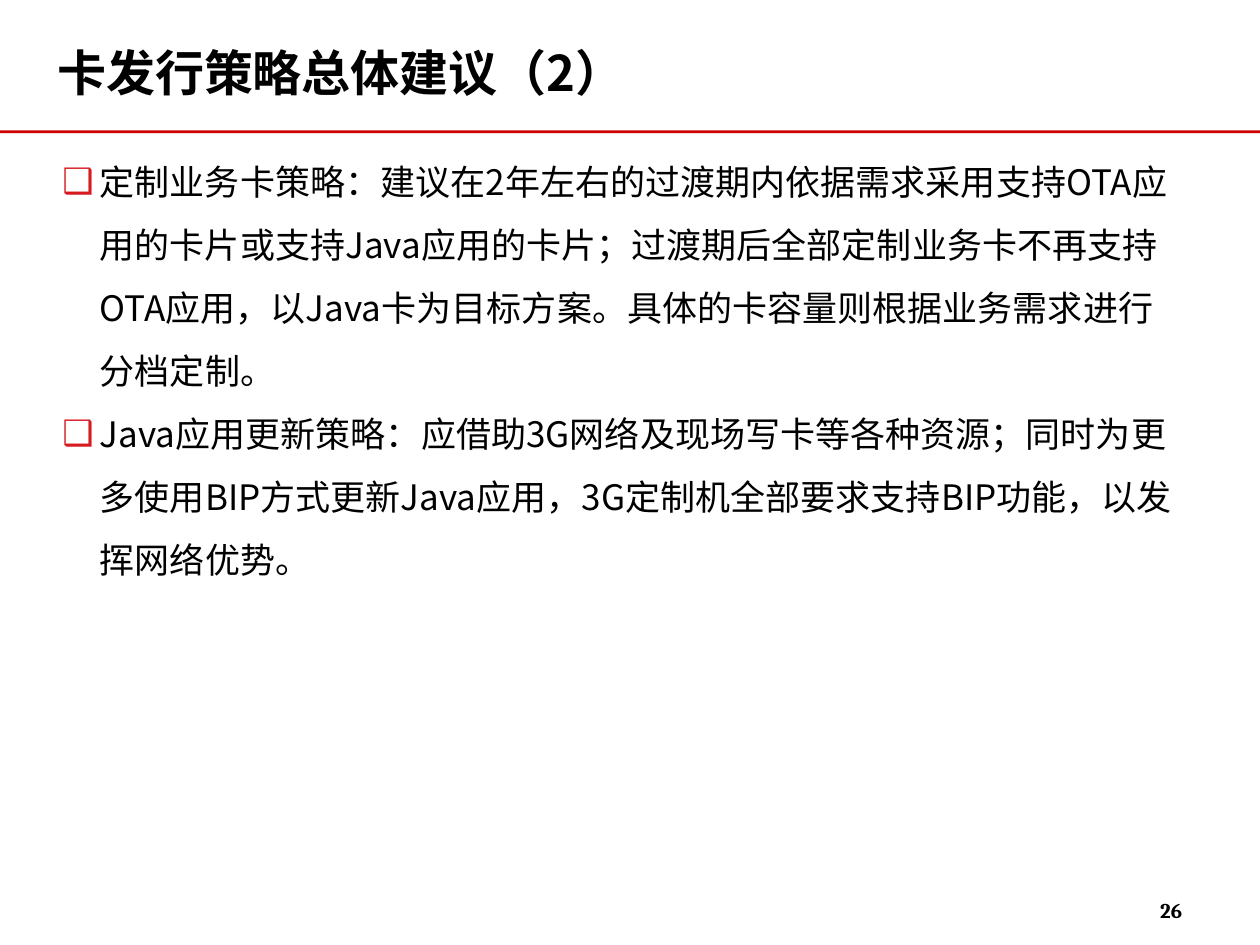
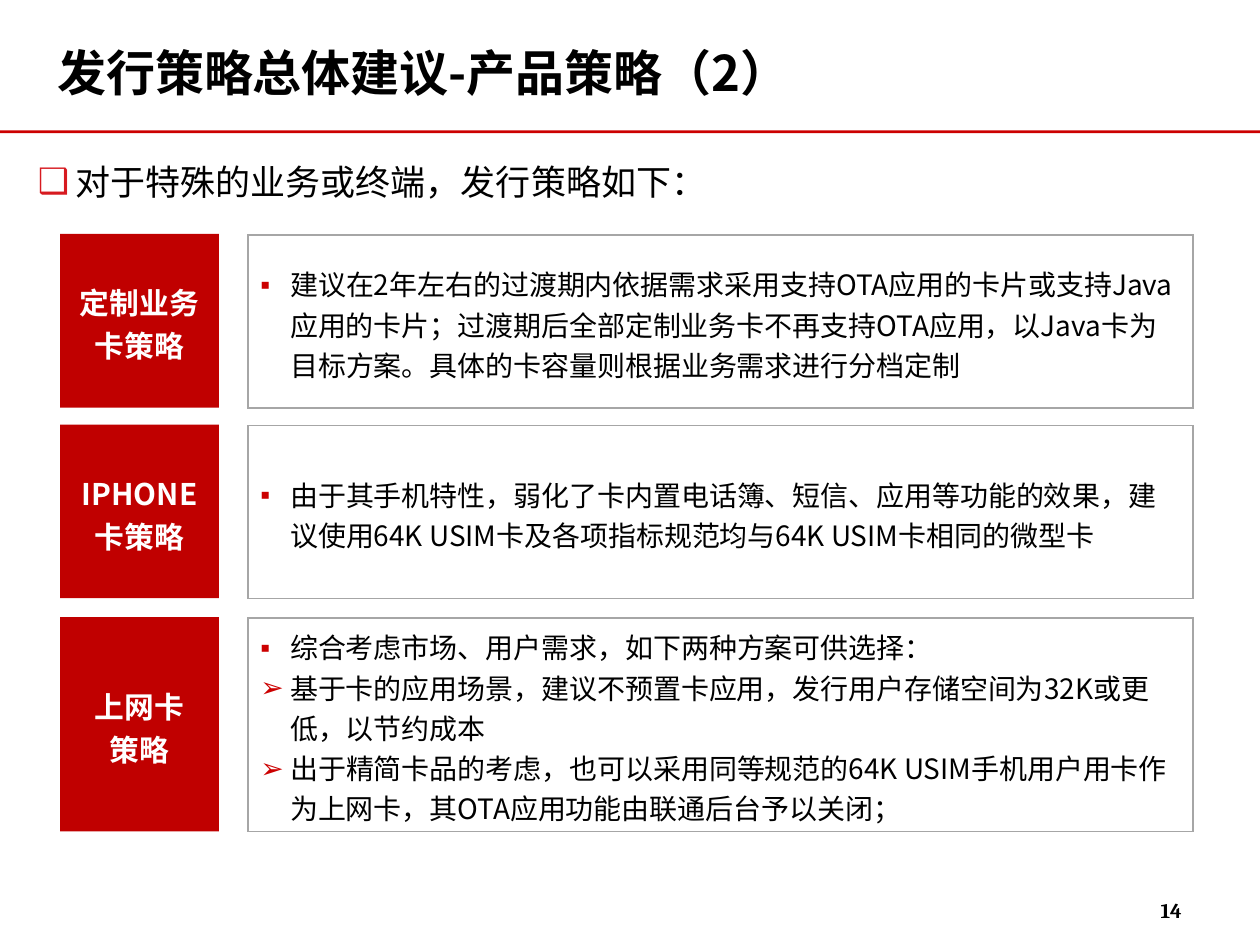
Before and after one commit to momo1101/unicardsrch, a slide deck: slide 14 of 软课题文本/软课题-中国联通电信卡业务及策略研究.ppt (slide 26 before the commit). Drawn at 1260x945 pixels with LibreOffice and Linux fonts; fonts in the diff are those of the drawing; background and template pictures are left out. Boxes give left, top, right and bottom in pixels: in the first picture for what was removed or moved away, otherwise in the second. Text is boxed around its words. In the diff, an @@ line names an element or a change of style, - is before the commit and + after.

```diff
--- a/软课题文本/软课题-中国联通电信卡业务及策略研究.ppt
+++ b/软课题文本/软课题-中国联通电信卡业务及策略研究.ppt
@@ title at <box>57,49,789,96</box>: text changed @@
-卡发行策略总体建议（2）
+发行策略总体建议-产品策略（2）
@@ text added at <box>75,165,706,199</box>, 20 pt, text #000000 @@
+❑ 对于特殊的业务或终端，发行策略如下：
@@ text removed at <box>100,165,1172,576</box> @@
-❑ 定制业务卡策略：建议在2年左右的过渡期内依据需求采用支持OTA应用的卡片或支持Java应用的卡片；过渡期后全部定制业务卡不再支持OTA应用，以Java卡为目标方案。具体的卡容量则根据业务需求进行分档定制。
-❑ Java应用更新策略：应借助3G网络及现场写卡等各种资源；同时为更多使用BIP方式更新Java应用，3G定制机全部要求支持BIP功能，以发挥网络优势。
@@ rectangle added at <box>60,234,219,408</box>, fill #C00000, 17 pt, text #FFFFFF, bold @@
+定制业务卡策略
@@ rectangle added at <box>248,236,1193,408</box>, fill #FFFFFF, outline #A6A6A6 0.99 pt, 16 pt, text #000000 @@
+▪ 建议在2年左右的过渡期内依据需求采用支持OTA应用的卡片或支持Java应用的卡片；过渡期后全部定制业务卡不再支持OTA应用，以Java卡为目标方案。具体的卡容量则根据业务需求进行分档定制
@@ rectangle added at <box>60,425,219,598</box>, fill #C00000, 17 pt, text #FFFFFF, bold @@
+IPHONE卡策略
@@ rectangle added at <box>248,426,1193,598</box>, fill #FFFFFF, outline #A6A6A6 0.99 pt, 16 pt, text #000000 @@
+▪ 由于其手机特性，弱化了卡内置电话簿、短信、应用等功能的效果，建议使用64K USIM卡及各项指标规范均与64K USIM卡相同的微型卡
@@ rectangle added at <box>60,617,219,832</box>, fill #C00000, 17 pt, text #FFFFFF, bold @@
+上网卡
+策略
@@ rectangle added at <box>248,619,1193,832</box>, fill #FFFFFF, outline #A6A6A6 0.99 pt, 16 pt, text #000000 @@
+▪ 综合考虑市场、用户需求，如下两种方案可供选择：
+➢ 基于卡的应用场景，建议不预置卡应用，发行用户存储空间为32K或更低，以节约成本
+➢ 出于精简卡品的考虑，也可以采用同等规范的64K USIM手机用户用卡作为上网卡，其OTA应用功能由联通后台予以关闭；
@@ page number at <box>1161,903,1182,918</box>: text changed @@
-26
+14
```
Also in this commit, not shown: 21 other slides changed, 2 slides added, 15 slides removed.
